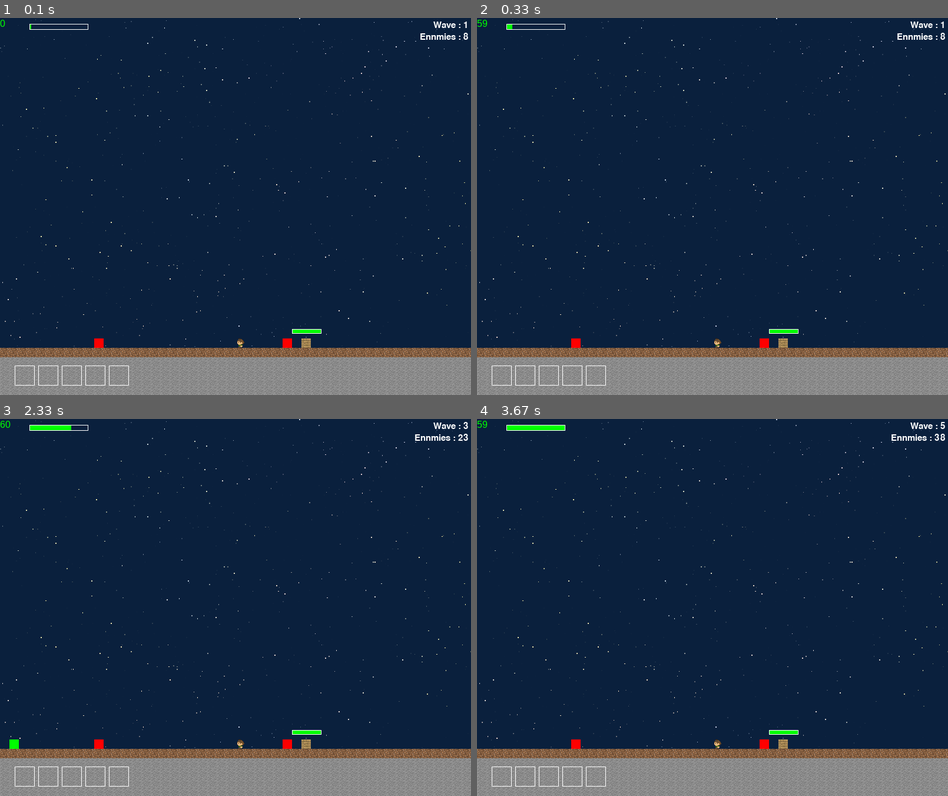
Above: before the commit, frames 1-4 (two rows, left to right).
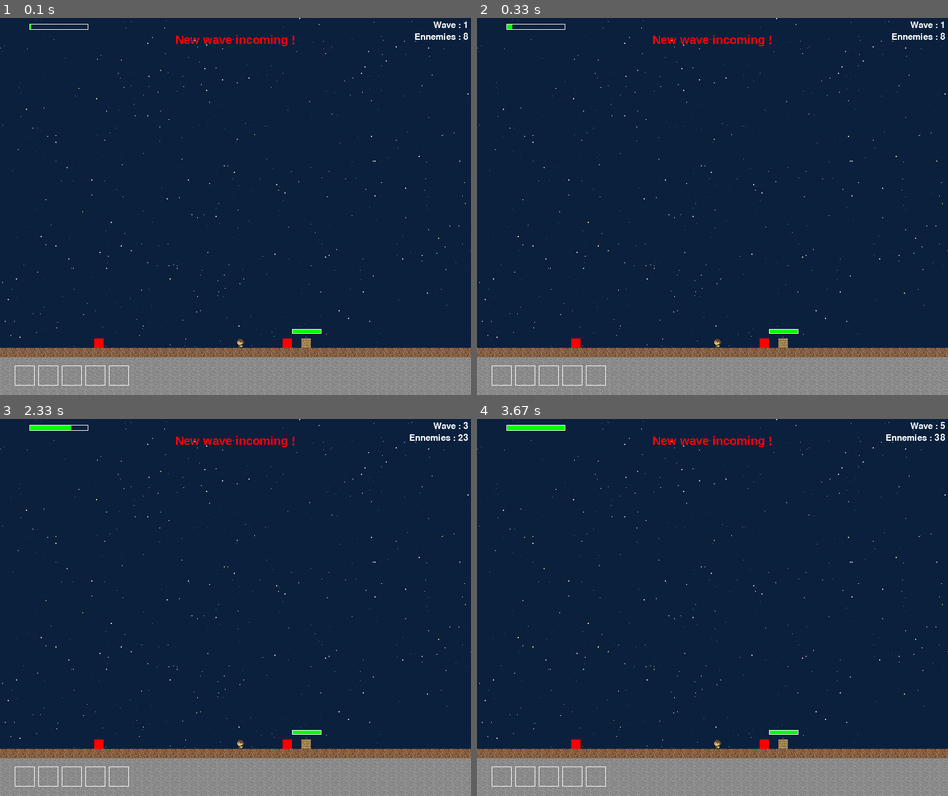
Above: after the commit, the same moments.

Repository: EvannBerthou/Pygame-RPG
Game: pygame game, started from main.py
Two runs of this game, one before a commit and one after it. Both use one fixed random seed, a clock stepped at 60 frames per second and the inputs below.
Inputs:
- Up to frame 1 (0.1 s): no input
- Up to frame 2 (0.33 s): no input
- Up to frame 3 (2.33 s): tap I at 0.33 s; hold I 1.67-2.13 s
- Up to frame 4 (3.67 s): tap I at 3.17, 3.57 s

The runs differ from the first frame. In frame 1, 0.3% of the frame differs, in the area x 0-95%, y 0-8%; in frame 2, 0.3%; in frame 3, 0.3%, in the area x 0-94%, y 0-88%; in frame 4, 0.3%.

Commit message:
Ennemie take damage + Font correction + new wave message

Diff:
--- a/CONST.py
+++ b/CONST.py
@@ -3,8 +3,6 @@
 from math import hypot
 
 pygame.init()
-
-## TODO: MOVE ALL VARS IN GLOBALS
 
 class Globals:
     window = None
@@ -59,6 +57,8 @@
 KEY_RIGHT = pygame.K_d
 
 #FONTS
+Default_font = pygame.font.get_default_font()
 fps_font = pygame.font.SysFont("Arial", 16)
-Damage_font = pygame.font.SysFont("monospace",18)
-Wave_font = pygame.font.SysFont("monoscpace",22)
+NewWave_font = pygame.font.SysFont("Arial",20, bold=True)
+Damage_font = pygame.font.SysFont(Default_font,26)
+Wave_font = pygame.font.SysFont(Default_font,22)
--- a/Core.py
+++ b/Core.py
@@ -7,12 +7,14 @@
         self.life = 100
 
     def DrawLife(self):
+        self.life = Clamp(self.life, 0,100)
         x = self.x - int(Globals.playerX) - TILE_SIZE
         y = self.y - TILE_SIZE
 
         outlineRect = (x, y, 50,8)
         pygame.draw.rect(Globals.window, COLOR_WHITE, outlineRect, 1)
 
-        healthRatio = Clamp(int(48 * (self.life / 100)),0,100)
-        inlineRect = (x + 1, y + 1, healthRatio ,6)
-        pygame.draw.rect(Globals.window, COLOR_GREEN, inlineRect)
+        if self.life > 0:
+            healthRatio = Clamp(int(48 * (self.life / 100)),0,100)
+            inlineRect = (x + 1, y + 1, healthRatio ,6)
+            pygame.draw.rect(Globals.window, COLOR_GREEN, inlineRect)
--- a/Ennemie.py
+++ b/Ennemie.py
@@ -1,5 +1,5 @@
+from CONST import *
 import WaveManager
-from CONST import *
 
 class Ennemie: #Base class for all ennemies
     def __init__(self, x,y, core, side):
@@ -9,11 +9,13 @@
         self.side = side
         self.attack = 25
         self.range = TILE_SIZE
+        self.life = 25
 
     def Walk(self):
         #CHECK COLLISION WITH CORE
         distanceCore = Distance(self.x, self.core.x, 0,0)
         if distanceCore <= TILE_SIZE:
+            Globals.core.life -= ennemie.attack
             WaveManager.Wave.KillEnnemie(self)
             return
 
@@ -30,3 +32,9 @@
 
     def Draw(self):
         pygame.draw.rect(Globals.window, COLOR_GREEN,(self.x - int(Globals.playerX),self.y, TILE_SIZE, TILE_SIZE))
+
+    def IsShooted(self,x,y, damage):
+        if self.x + TILE_SIZE > x > self.x and self.y + TILE_SIZE > y > self.y:
+            self.life -= damage
+            if self.life <= 0:
+                WaveManager.Wave.KillEnnemie(self)
--- a/Player.py
+++ b/Player.py
@@ -1,6 +1,8 @@
 from CONST import *
 from Map import *
 from UI import *
+from Inventory import *
+import WaveManager
 
 class Player:
 
@@ -84,6 +86,8 @@
 
     def handle_event(self,event):
         keys = pygame.key.get_pressed()
+
+        #ON KEY PRESSED
         if event.type is pygame.KEYDOWN:
             if self.velocity is 0:
                 if keys[KEY_LEFT]:
@@ -93,12 +97,23 @@
             if event.key == pygame.K_r:
                 self.TakeDamage(50)
 
-        if event.type == pygame.KEYUP:
+        #ON KEY RELEASED
+        if event.type is pygame.KEYUP:
             if self.velocity is 1 and event.key is KEY_RIGHT:
                 self.velocity = 0
             if self.velocity is -1 and event.key is KEY_LEFT:
                 self.velocity = 0
 
+        #ON MOUSE BUTTON CLICK
+        if event.type is pygame.MOUSEBUTTONDOWN:
+            if pygame.mouse.get_pressed()[0]: #LEFT CLICK
+                    x = pygame.mouse.get_pos()[0] + int(Globals.playerX)
+                    y = pygame.mouse.get_pos()[1] + int(Globals.playerY / TILE_SIZE - TILE_SIZE * 2)
+                    self.Shoot(x,y)
+
+    def Shoot(self,x,y):
+        for e in WaveManager.Wave.Ennemies:
+            e.IsShooted(x,y,self.attack)
 
     def __init__(self, window, map):
         self.x = 0
@@ -124,4 +139,6 @@
 
         self.inventory = Inventory(5)
 
+        self.attack = 25
+
         self.draw()
--- a/UI.py
+++ b/UI.py
@@ -1,9 +1,11 @@
 from CONST import *
-from Inventory import *
 
+
+#TODO : MOVE INTO PLAYER CLASS
 def DrawPlayerLife(life, maxLife):
     #DRAW HEALTH
     pygame.draw.rect(Globals.window, COLOR_WHITE, (50,10,100,10), 1)
     life = Clamp(life,0,maxLife)
-    healthRatio = life / maxLife
-    pygame.draw.rect(Globals.window, COLOR_GREEN, (51,11, int(98 * healthRatio), 8))
+    if life > 0:
+        healthRatio = life / maxLife
+        pygame.draw.rect(Globals.window, COLOR_GREEN, (51,11, int(98 * healthRatio), 8))
--- a/WaveManager.py
+++ b/WaveManager.py
@@ -4,6 +4,7 @@
 from threading import Thread
 from time import sleep
 
+NewWaveTextCountdown = 0
 
 class Wave:
     Ennemies = []
@@ -13,7 +14,6 @@
     def KillEnnemie(ennemie):
         Wave.Ennemies.remove(ennemie)
         Wave.ENNEMIES_LEFT -= 1
-        Globals.core.life -= ennemie.attack
         if Wave.ENNEMIES_LEFT is 0:
             NewWave()
 
@@ -21,8 +21,10 @@
     def __init__(self, ennmieCount):
         Thread.__init__(self)
         self.ennemieCount = ennmieCount
+        self.daemon = False
 
     def run(self):
+        sleep(2)
         for x in range(self.ennemieCount):
             side = "LEFT" if random.randint(0,1) is 0 else "RIGHT"
             x = 0 if side is "LEFT" else Globals.mapX
@@ -30,17 +32,27 @@
             sleep(random.uniform(0.5,2))
 
 def DrawWave():
+    global NewWaveTextCountdown
     textWave = Wave_font.render("Wave : {}".format(Wave.WAVE_COUNT), True, COLOR_WHITE)
     Globals.window.blit(textWave,(WINDOW_WIDTH - textWave.get_width() - 5,5))
-    textEnnemies = Wave_font.render("Ennmies : {}".format(Wave.ENNEMIES_LEFT), True, COLOR_WHITE)
+    textEnnemies = Wave_font.render("Ennemies : {}".format(Wave.ENNEMIES_LEFT), True, COLOR_WHITE)
     Globals.window.blit(textEnnemies, (WINDOW_WIDTH - textEnnemies.get_width() - 5, 25))
 
+    if NewWaveTextCountdown > 0:
+        DrawNewWaveText()
+        NewWaveTextCountdown -= Globals.deltaTime
+
 def NewWave():
+    global NewWaveTextCountdown
+    NewWaveTextCountdown = 3000
     Wave.Ennemies.clear()
     ENNEMIES_LEFT = 0
 
     Wave.WAVE_COUNT += 1
     ennemies_count = GetNextWaveCount()
+
+    Globals.core.life = Clamp(Globals.core.life, 0,100)
+    Globals.core.life += 25
 
     spawner = WaveSpawner(ennemies_count)
     spawner.start()
@@ -54,3 +66,14 @@
     for e in Wave.Ennemies:
         e.Draw()
         e.Walk()
+
+def DrawNewWaveText():
+    text = NewWave_font.render("New wave incoming !", 0, COLOR_RED)
+
+    surface = pygame.Surface((text.get_width(), text.get_height()))
+    surface.blit(text, (0,0,0,0))
+    surface.set_colorkey(COLOR_BLACK)
+    a = NewWaveTextCountdown / 1500 * 255
+    surface.set_alpha(a)
+
+    Globals.window.blit(surface, (WINDOW_WIDTH / 2 - text.get_width() / 2, 25))
--- a/main.py
+++ b/main.py
@@ -1,16 +1,27 @@
 from CONST import *
 import Map, Player
 from WaveManager import *
-import pygame
 
 def show_fps():
     fps = Clamp(int(clock.get_fps()), 0, 600)
     fpsText = fps_font.render(str(fps), True, COLOR_GREEN)
     Globals.window.blit(fpsText,(0,0))
 
+def handle_events():
+    for event in pygame.event.get():
+        if event.type == pygame.QUIT:
+            pygame.quit()
+            quit()
+        if event.type == pygame.KEYDOWN:
+            if event.key == pygame.K_i:
+                NewWave()
+
+        player.handle_event(event)
+
 
 pygame.init()
 Globals.window = pygame.display.set_mode((WINDOW_WIDTH,WINDOW_HEIGHT), pygame.HWSURFACE | pygame.DOUBLEBUF)
+
 
 sky = pygame.image.load(SKY)
 sky = pygame.transform.scale(sky, (1000,640))
@@ -25,33 +36,26 @@
 Globals.player = player
 NewWave()
 
-
 pygame.display.update()
 
 while True:
-    Globals.deltaTime = clock.tick()
+    Globals.deltaTime = clock.tick(60)
 
-    for event in pygame.event.get():
-        if event.type == pygame.QUIT:
-            pygame.quit()
-            quit()
-        if event.type == pygame.KEYDOWN:
-            if event.key == pygame.K_i:
-                NewWave()
+    #FPS COUNTER
+    fps = "FPS : " + str(int(clock.get_fps()))
+    pygame.display.set_caption(fps)
 
-        player.handle_event(event)
+    #EVENT
+    handle_events()
 
+    #MAP RENDER
     Globals.window.blit(Sky,(-50 - player.x / 8,0))
-
     map.draw(player.x)
-
     player.move(map.mapSize)
     player.draw()
-
     DrawEnnemies()
 
     #UI RENDER
-    show_fps()
     player.inventory.draw()
     DrawWave()
 
Empty file added: test.py
